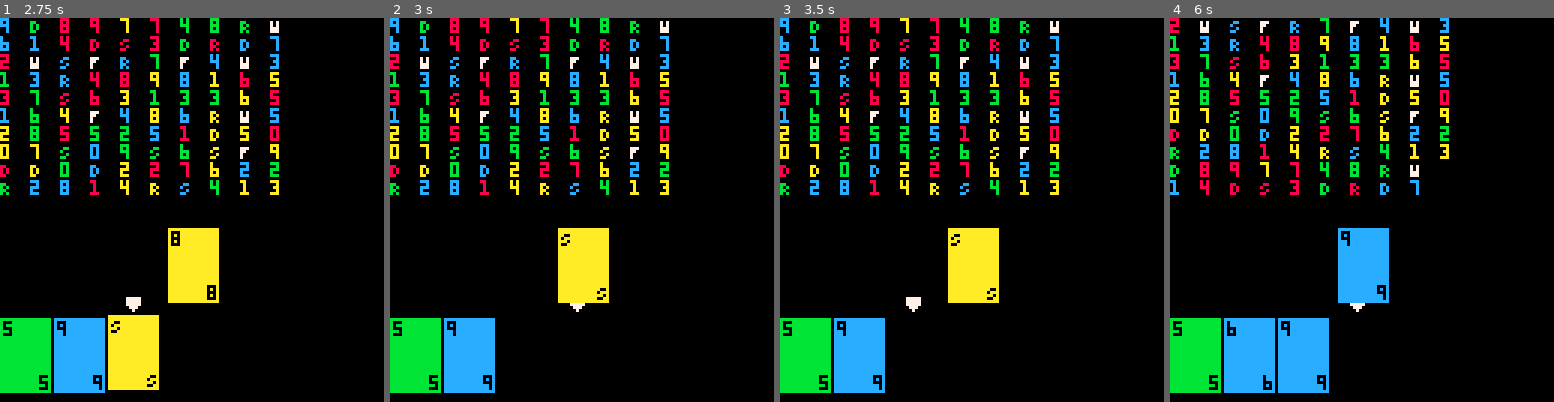
Above: before the commit, frames 1-4 (left to right).
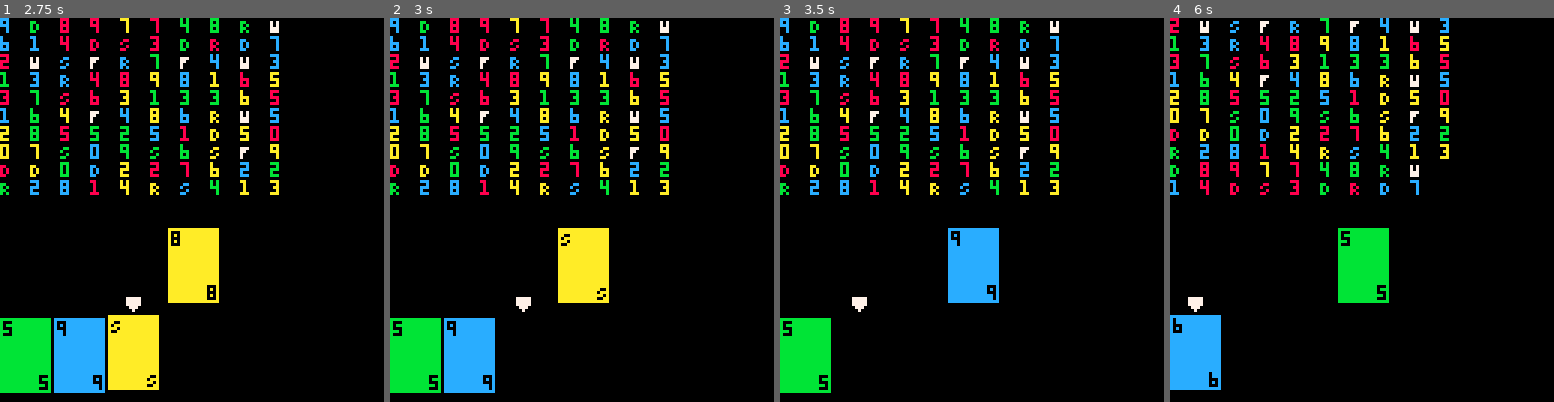
Above: after the commit, the same moments.

Repository: jakeharris/picuno
Game: PICO-8 cartridge carts/picuno.p8
Two runs of this game, one before a commit and one after it. Both use one fixed random seed, a clock stepped at 60 frames per second and the inputs below.
Inputs:
- Up to frame 1 (2.75 s): tap O (Z key) at 0.7, 1.7, 2.1, 2.5 s; hold Right 1.6-2.1 s; hold Right from 2.47 s (still down)
- Up to frame 2 (3 s): keep holding Right; tap O (Z key) at 2.9 s
- Up to frame 3 (3.5 s): release Right at 3.03 s; hold Left from 3.08 s (still down); tap O (Z key) at 3.3 s
- Up to frame 4 (6 s): release Left at 3.58 s; hold Down 3.63-3.97 s; tap O (Z key) every 0.4 s from 3.7 to 5.7 s; hold Right 4.02-4.68 s; hold Left 5.08-5.68 s; hold Down from 5.73 s (still down)

Frame 1 is identical in both runs. In frame 2, 0.2% of the frame differs, in the area x 32-51%, y 72-77%; in frame 3, 5.3%; in frame 4, 10%, in the area x 0-58%, y 54-98%.

Commit message:
Fix cursor bug after last card when hand is small

Diff:
--- a/carts/picuno.p8
+++ b/carts/picuno.p8
@@ -69,7 +69,7 @@
   if btnp(1) then -- right
     if cursor == 7 then
       if leftmost < #hand - 6 then leftmost += 1 end
-    else
+    elseif cursor < #hand then
       cursor += 1
     end
   end
